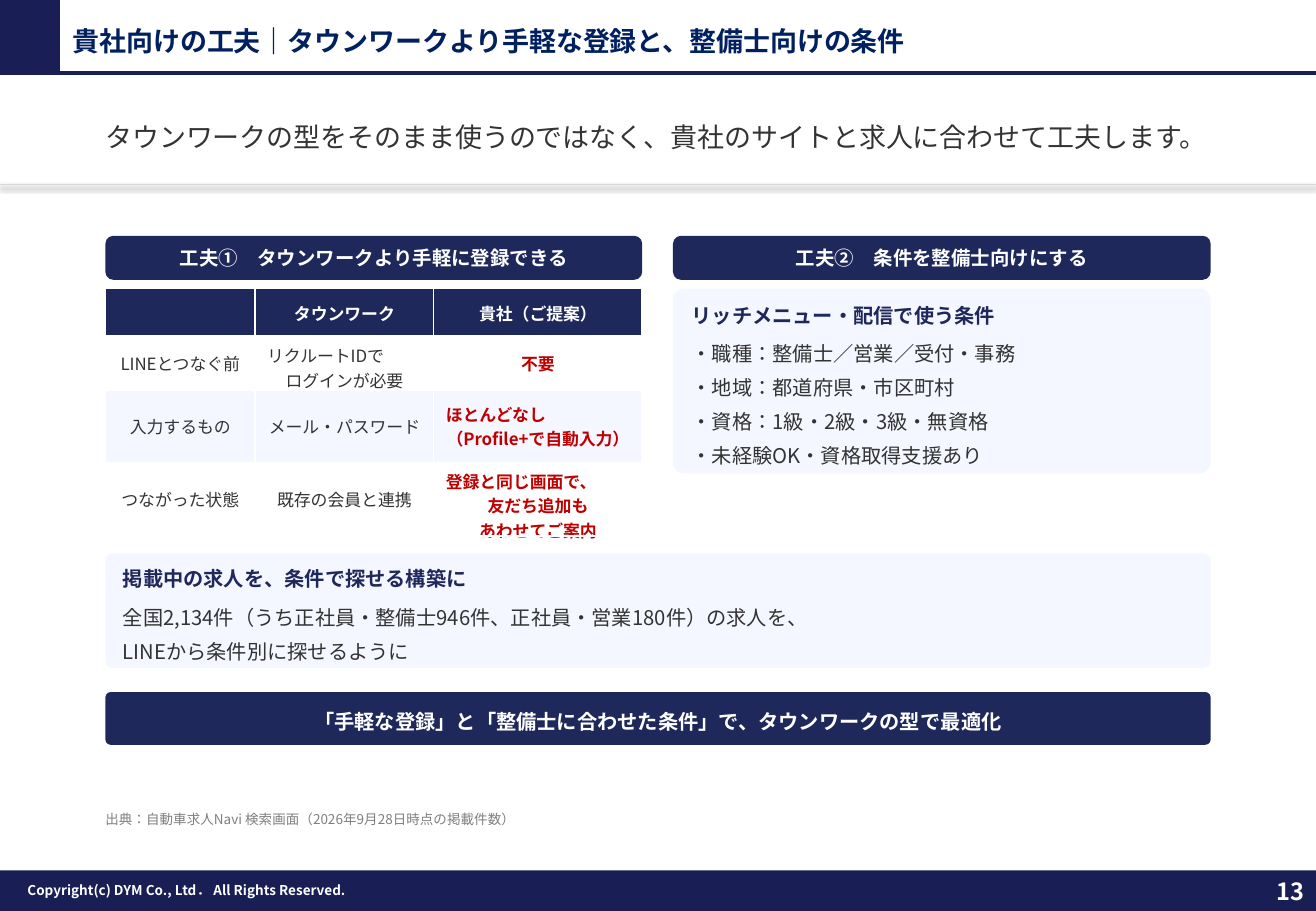
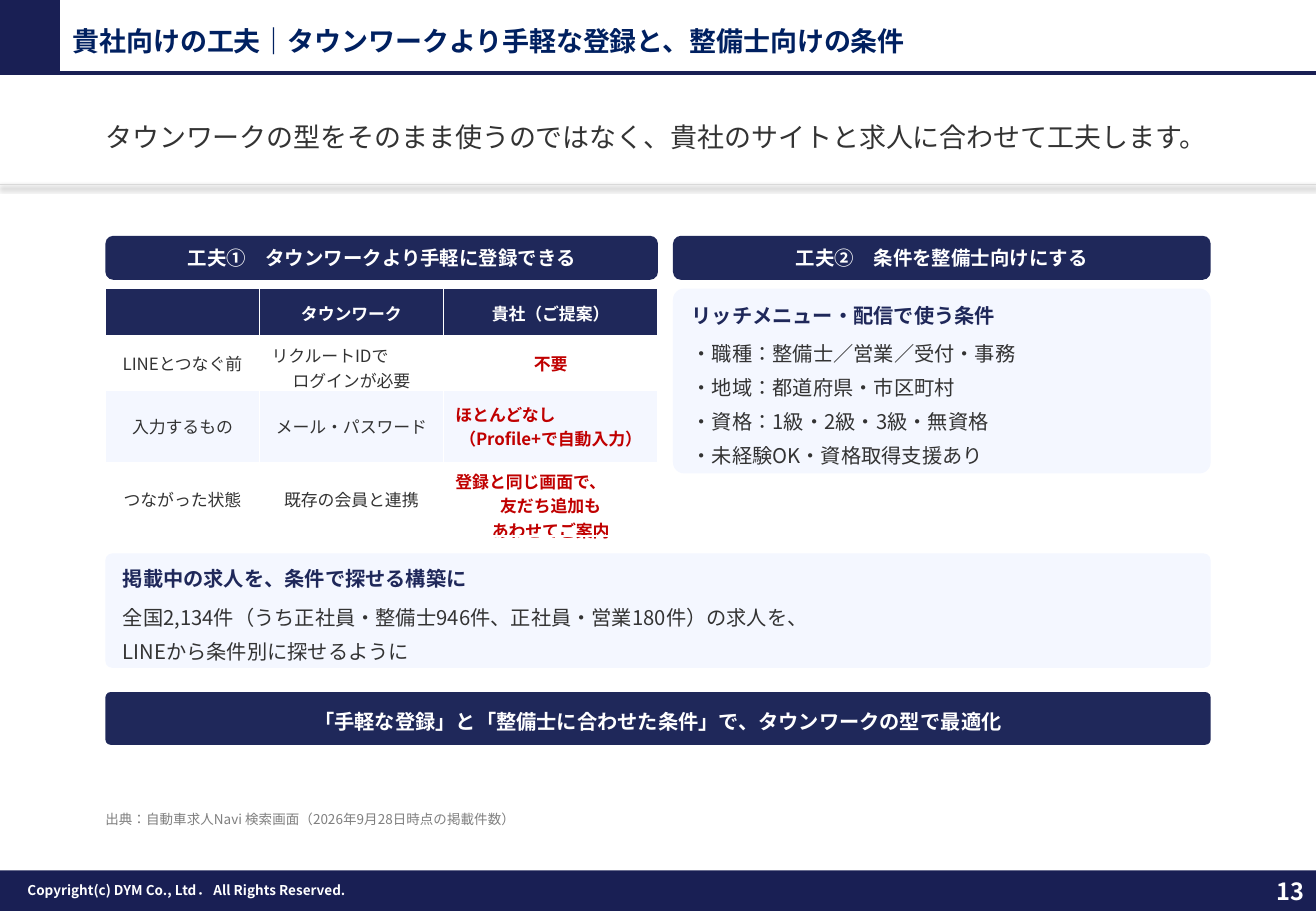
Before and after one commit to tonomura-r-dev/folder, a slide deck: slide 13 of 20260929_チェングロウス_LINE公式アカウント運用のご提案ver4.1.pptx. Drawn at 1316x911 pixels with LibreOffice and Linux fonts; fonts in the diff are those of the drawing; background and template pictures are left out. Boxes give left, top, right and bottom in pixels: in the first picture for what was removed or moved away, otherwise in the second. Text is boxed around its words. In the diff, an @@ line names an element or a change of style, - is before the commit and + after.

```diff
--- a/20260929_チェングロウス_LINE公式アカウント運用のご提案ver4.1.pptx
+++ b/20260929_チェングロウス_LINE公式アカウント運用のご提案ver4.1.pptx
@@ rounded rectangle "工夫① タウンワークより手軽に登録できる" resized from (x1=106, y1=236, x2=643, y2=279) to (x1=106, y1=236, x2=659, y2=279) @@
@@ table resized from (x1=106, y1=289, x2=643, y2=543) to (x1=106, y1=289, x2=659, y2=543) @@
```
Also in this commit, not shown: 11 other slides changed, 1 other file.
